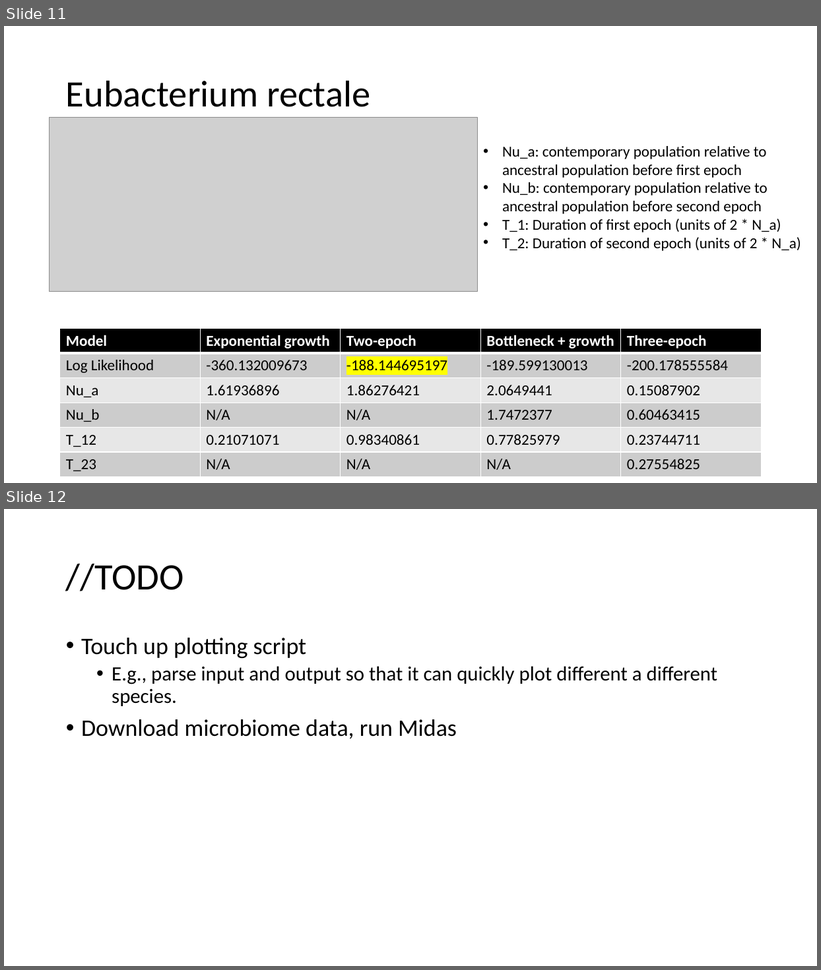
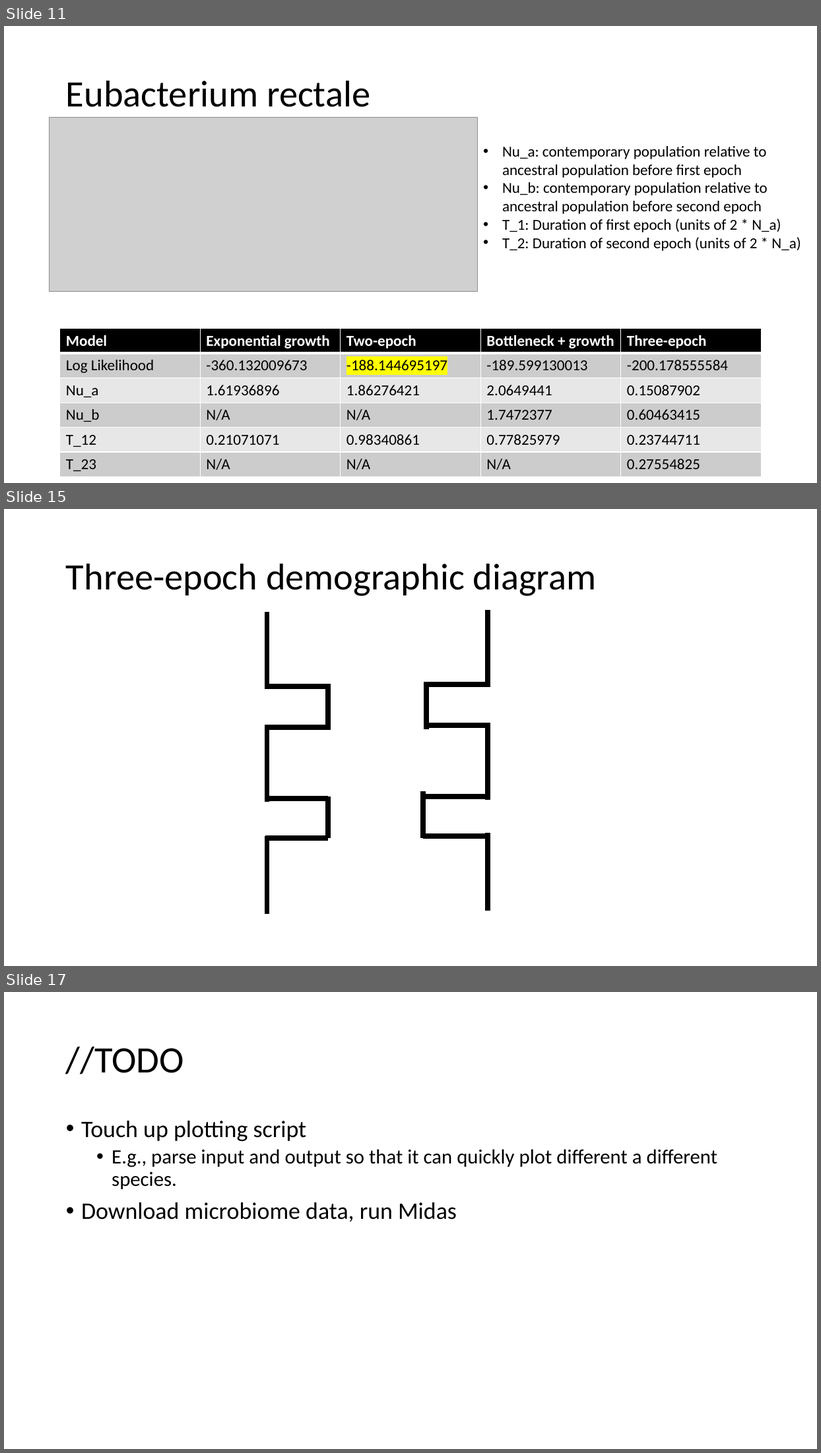
Before and after one commit to jon-mah/demo_for_ccgb, a slide deck: Summary/20210118_demo_for_ccgb_rotation_update.pptx. Shown one above the other, each under a label of ours: slides 11 and 12 before the commit, slides 11, 15 and 17 after it; the slides between them are not shown. The pictures are 821x970 and 821x1453 pixels, drawn with LibreOffice and Linux fonts; fonts in the diff are those of the drawing; grey boxes stand for pictures. Boxes give left, top, right and bottom in pixels: in the first picture for what was removed or moved away, otherwise in the second. Text is boxed around its words. In the diff, an @@ line names an element or a change of style, - is before the commit and + after.

```diff
--- a/Summary/20210118_demo_for_ccgb_rotation_update.pptx
+++ b/Summary/20210118_demo_for_ccgb_rotation_update.pptx
@@ slide 15 added at box(4, 509, 817, 966), background #FFFFFF @@
@@ title added at box(66, 563, 597, 596), 44 pt, text #000000 @@
+Three-epoch demographic diagram
@@ line added from (267, 612) to (267, 690), #000000 6 pt @@
@@ line added from (488, 610) to (488, 687), #000000 6 pt @@
@@ line added from (268, 687) to (331, 687), #000000 6 pt @@
@@ line added from (426, 685) to (489, 685), #000000 6 pt @@
@@ line added from (426, 682) to (426, 729), #000000 6 pt @@
@@ line added from (328, 687) to (328, 729), #000000 6 pt @@
@@ line added from (267, 725) to (267, 803), #000000 6 pt @@
@@ line added from (426, 725) to (489, 725), #000000 6 pt @@
@@ line added from (488, 723) to (488, 800), #000000 6 pt @@
@@ line added from (268, 727) to (331, 727), #000000 6 pt @@
@@ line added from (265, 799) to (328, 799), #000000 6 pt @@
@@ line added from (328, 797) to (328, 838), #000000 6 pt @@
@@ line added from (424, 797) to (486, 797), #000000 6 pt @@
@@ line added from (424, 791) to (424, 838), #000000 6 pt @@
@@ line added from (265, 838) to (328, 838), #000000 6 pt @@
@@ line added from (267, 836) to (267, 914), #000000 6 pt @@
@@ line added from (424, 836) to (486, 836), #000000 6 pt @@
@@ line added from (488, 834) to (488, 911), #000000 6 pt @@
@@ what was slide 12 is now slide 17 @@
```
Also in this commit, not shown: 1 slide changed, 4 other slides added, 2 other files.
